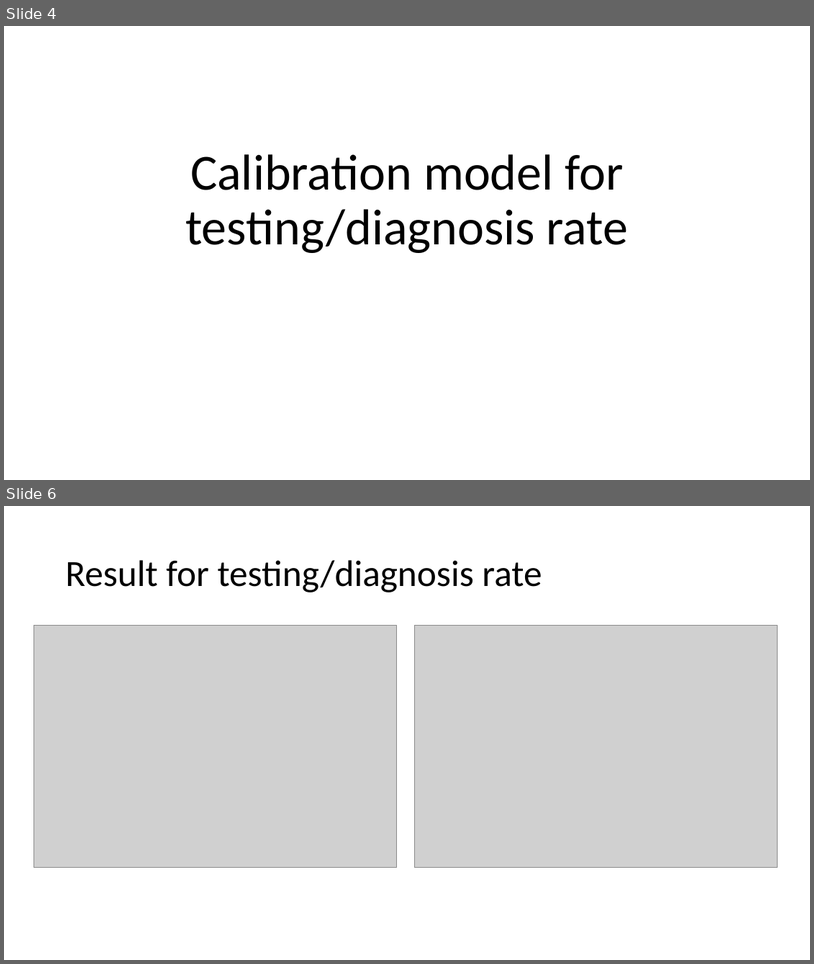
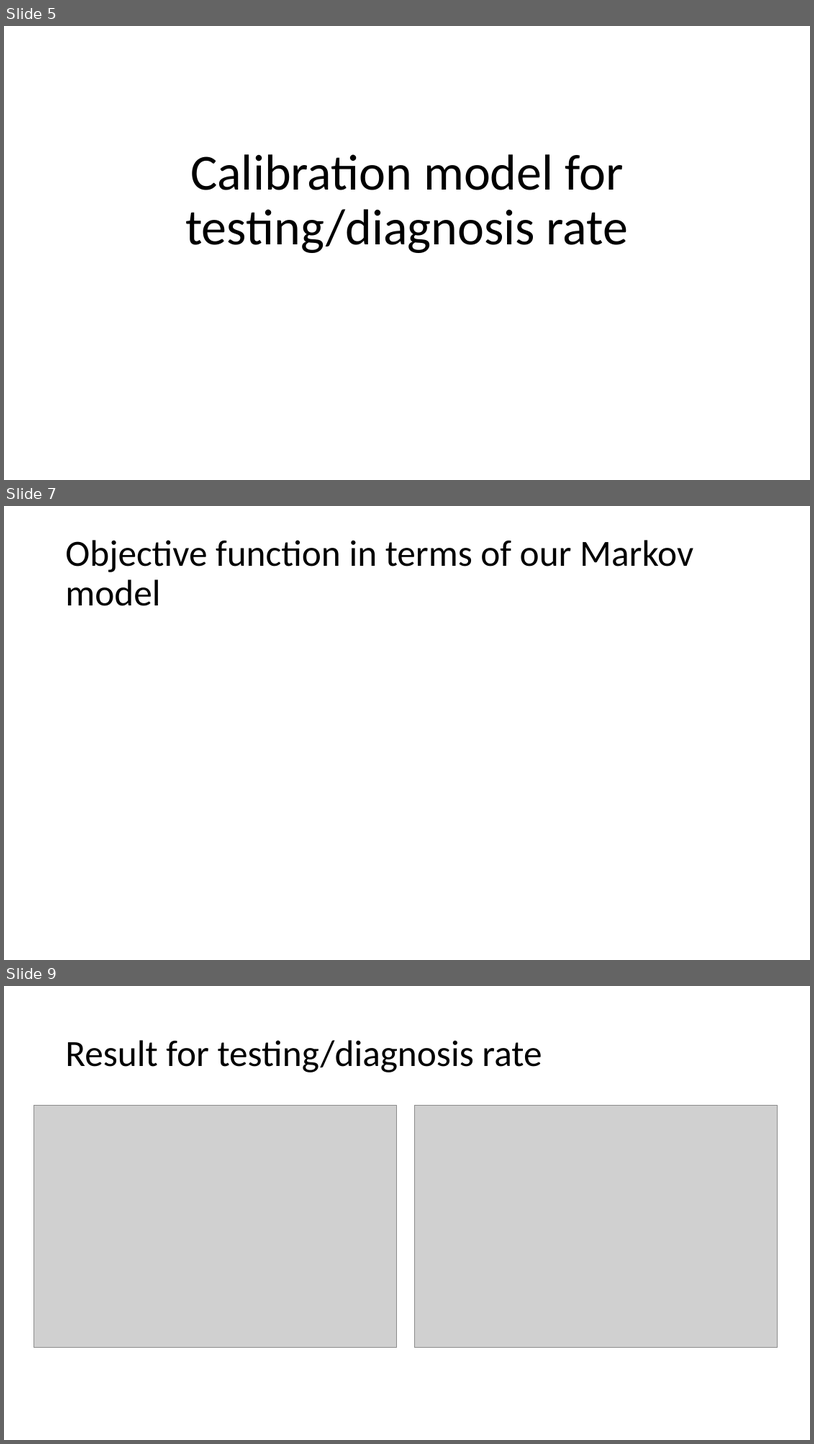
Before and after one commit to vijetadeshpande/compartmental-model-COVID19, a slide deck: Simplified working model.pptx. Shown one above the other, each under a label of ours: slides 4 and 6 before the commit, slides 5, 7 and 9 after it; the slides between them are not shown. The pictures are 814x964 and 814x1444 pixels, drawn with LibreOffice and Linux fonts; fonts in the diff are those of the drawing; grey boxes stand for pictures. Boxes give left, top, right and bottom in pixels: in the first picture for what was removed or moved away, otherwise in the second. Text is boxed around its words. In the diff, an @@ line names an element or a change of style, - is before the commit and + after.

```diff
--- a/Simplified working model.pptx
+++ b/Simplified working model.pptx
@@ slide 7 added at (4, 506, 810, 960), background #FFFFFF @@
@@ title added at (65, 540, 694, 606), 44 pt, text #000000 @@
+Objective function in terms of our Markov model
@@ what was slide 4 is now slide 5 @@
@@ what was slide 6 is now slide 9 @@
```
Also in this commit, not shown: 1 slide changed, 3 other slides added, 1 slide removed, 8 other files.
